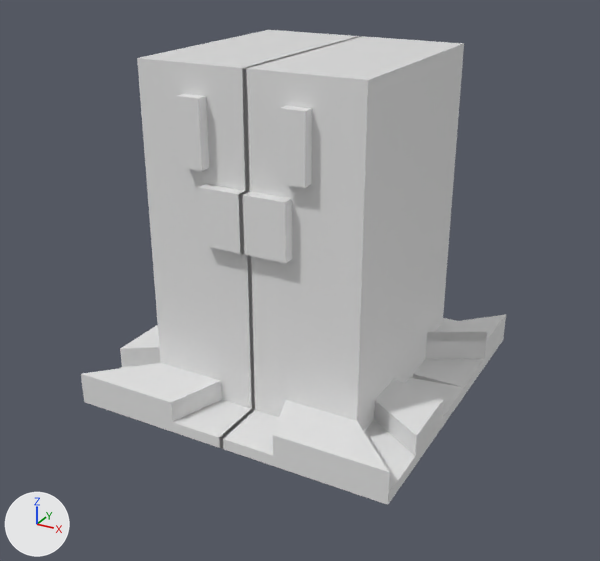
Two versions of the Blender file 050-wiglett.blend, one commit apart.
Camera for both pictures: a 50 mm camera at (3.32, -6.2, 2.52) aimed at (0.03, -0.22, -0.48). Lighting does not change. The marker at lower left points along +X, +Y and +Z.

The first picture shows 'Wiglett'.
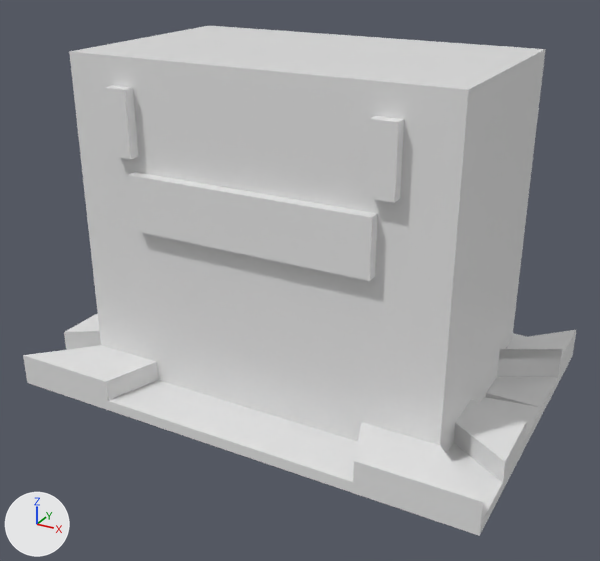
What differs and where, as boxes [x1, y1, x2, y2] in the pictures (600 x 561 px):
'Wiglett', reshaped (30% wider, 7% taller): before [81, 30, 506, 505]; after [23, 26, 576, 536]

The change, as a diff of the scene's bpy script:
```diff
--- a/050-wiglett.blend.py
+++ b/050-wiglett.blend.py
@@ me_wiglett_body @@
 me_wiglett_body.from_pydata(...)  # 947 vertices, 854 faces; spans x -1.48..0.02, y -1.5..1.5, z -1.5..1.5
 # used by ob_wiglett; location = (0.0, 0.0, 0.0)
+# me_wiglett_body part 1: all 766 vertices in x -1.48..-0.32, y -1.5..1.5, z -1.5..1.5 are moved by (-0.7, 0.0, 0.0)
 me_wiglett_body.materials.append(mat_material)
```
